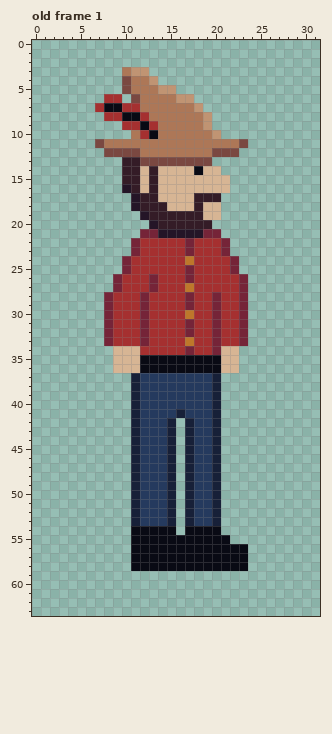
A pixel-art file gets an edit: Assets/player_sprite.aseprite. This is how it looked before the edit.
32x64 pixels, 7 frames. Shown: old frame 1. The commit also changed other frames, which this record leaves out.
After:
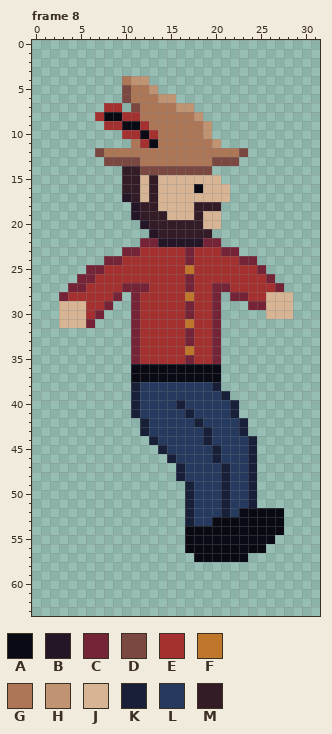
Palette (. is transparent): A #090a14  B #241527  C #752438  D #7a4841  E #a53030  F #be772b  G #ad7757  H #c09473  J #d7b594  K #172038  L #253a5e  M #341c27
A new or re-ordered frame is compared with the old frame closest to it.
Message: All player animation finished
From old to new:
frames 7 -> 10
Changed rows in their new state; - is an unchanged pixel.
Frame 8 is new; against old frame 1, layer "Layer 1":
first column x 3:
 3 -------...----------------
 4 -------GHH.---------------
 5 ----------H..-------------
 6 -----..DG--HH..-----------
 7 ----.EE.D----HH.----------
 8 ----EAAEEG-----H.---------
 9 -----EEAAEG---------------
10 -------EEAE-----H.--------
11 ----....-EA------H...-----
12 ----DGGGG--------GGGD-----
13 -----DDDDGGGGGGGGDDD------
14 ---------DDDDDDDD.--------
15 ------------------.-------
16 -------M-------A----------
17 -------BMJ-----JJJJ-------
18 -----------J----MM--------
19 --------BM--JJJ-----------
20 ---------BM-----JJ--------
21 ---------.BMMMMMM.--------
22 --------.CCBBBBBCC.-------
23 -------C-----------C------
24 -----CCE------C----ECC----
25 ---CCEEE------F----EEEC---
26 --CCEEE---E---------EEEC--
27 -CCEEEECCCE---C--CC-EEEEC-
28 CEEEEEC.CE----F---.C-EEJJJ
29 JJJEE-..CE--------...CCJJJ
30 JJJEC...CE----C---...--JJJ
31 JJJC-...CE----F---...-----
32 -----...CE--------...-----
33 -----...CE----C---...-----
34 ------..C-----F---..------
35 ------..CEEEEECEEC..------
36 ------..A---------..------
37 --------AAAAAAAAAA--------
39 -----------------LK-------
40 -------------K---LLK------
41 -------------LK--LLK------
42 --------.K--LLLK-LLLK-----
43 --------.K--LLL-KLLLK-----
44 --------..K-LLL-KLLLLK----
45 --------...KLLL---LLLK----
46 --------....-LL---LLLK----
47 --------.....KL--LKLLK----
48 --------.....KL--LKLLK----
49 --------.....----LKLLK----
50 --------.....----LKLLK----
51 --------.....----LKLLK----
52 --------.....----LKLAAAAA-
53 --------.....----AAAAAAAA-
54 --------.....-----AAAAAAA-
55 --------......-----AAAAA--
56 --------......-------AA---
57 --------.......-----------
58 --------.............-----
